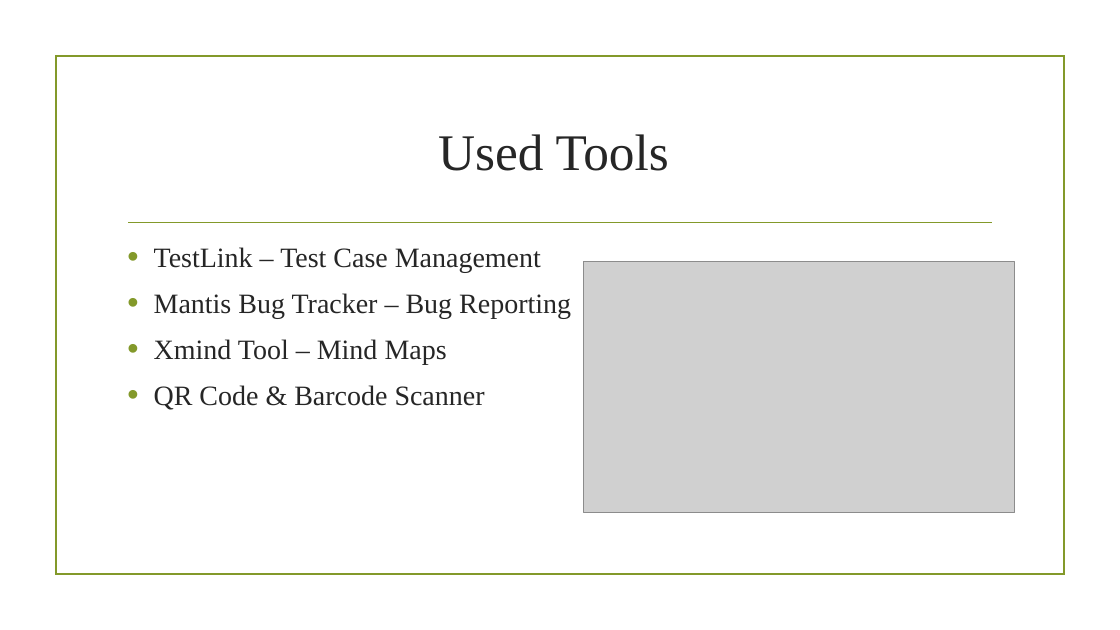
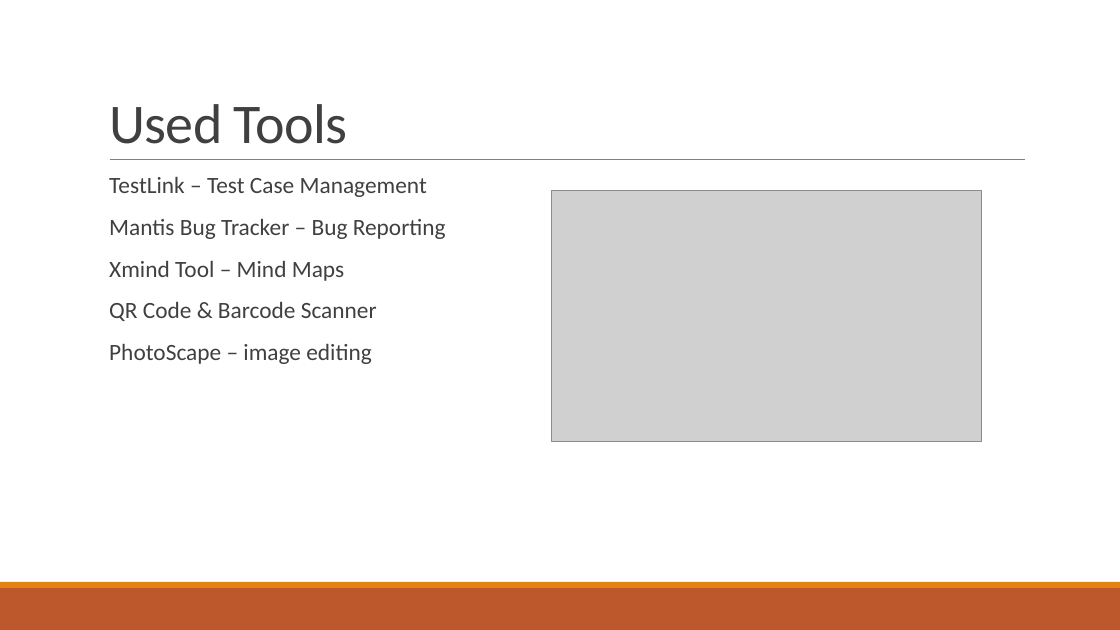
Before and after one commit to corinaradu/siit-testing, a slide deck: slide 4 of final-project/virtual-cards/virtual-cards.pptx. Drawn at 1120x630 pixels with LibreOffice and Linux fonts; fonts in the diff are those of the drawing; grey boxes stand for pictures; background and template pictures are left out. Boxes give left, top, right and bottom in pixels: in the first picture for what was removed or moved away, otherwise in the second. Text is boxed around its words. In the diff, an @@ line names an element or a change of style, - is before the commit and + after.

```diff
--- a/final-project/virtual-cards/virtual-cards.pptx
+++ b/final-project/virtual-cards/virtual-cards.pptx
@@ title "Used Tools": place and size @@
-title "Used Tools" at box(438, 134, 669, 171)
+title "Used Tools" at box(109, 104, 348, 144)
@@ title "Used Tools" at box(109, 104, 348, 144): size 44 to 48 pt, font Times New Roman to Calibri, text colour #262626 to #404040, letter spacing 0 to -0.5 pt; alignment centre to left; line spacing 1 to 0.85; vertical alignment middle to bottom @@
@@ rectangle removed at box(55, 56, 1064, 575) @@
@@ text "TestLink – Test Case Management": place and size @@
-text "TestLink – Test Case Management" at box(154, 247, 571, 410)
+text "TestLink – Test Case Management" at box(109, 177, 446, 364)
@@ text at box(109, 177, 446, 321): size 24 to 20 pt, font Times New Roman to Calibri, text colour #262626 to #404040 in "TestLink – Test Case Management", "Mantis Bug Tracker – Bug Reporting", "Xmind Tool – Mind Maps", "QR Code & Barcode Scanner"; bullet • to  ; line spacing 1 to 0.9; more space between paragraphs; bullet colour #83992A to #E48312 @@
@@ line moved from (129, 223) - (992, 223) to (110, 160) - (1026, 160) @@
@@ line (110, 160) - (1026, 160): stroke #83992A 1.25 pt to #808080 0.5 pt @@
@@ picture: place and size @@
-picture at box(584, 262, 1015, 513)
+picture at box(551, 190, 982, 441)
@@ text at box(109, 344, 371, 364): paragraph added @@
+  PhotoScape – image editing
@@ rectangle added at box(0, 588, 1120, 630), fill #BD582C @@
@@ rectangle added at box(0, 582, 1120, 588), fill #E48312 @@
```
Also in this commit, not shown: 3 other slides changed, 5 slides added, 1 slide removed, 16 other files.
